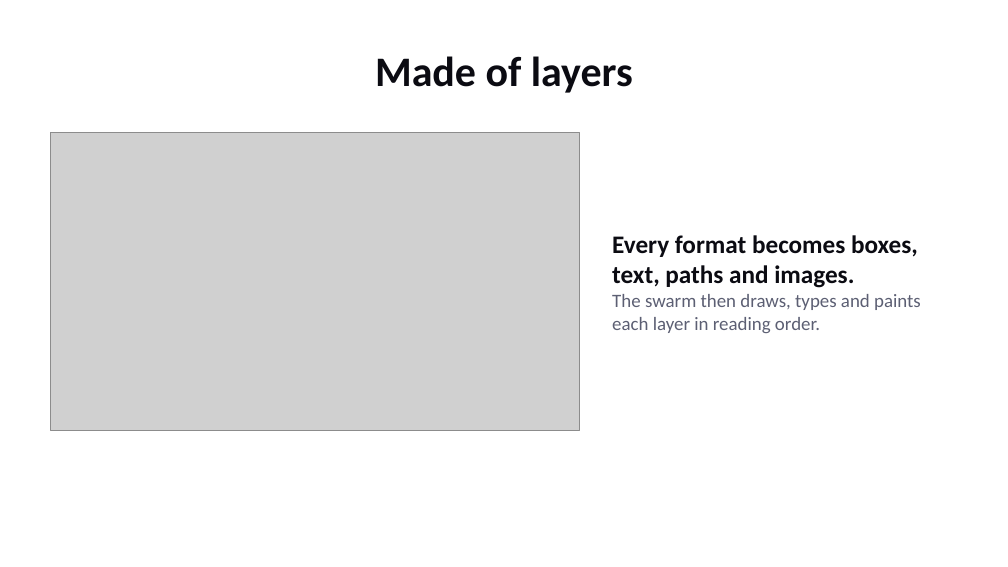
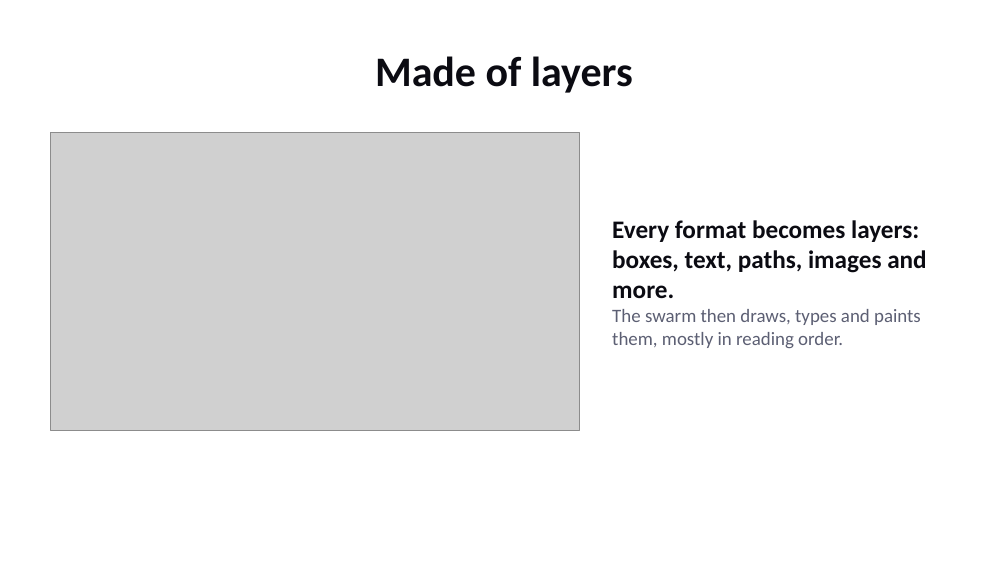
Before and after one commit to Boulea7/swarmloom, a slide deck: slide 3 of examples/slides/pitch.pptx. Drawn at 1008x567 pixels with LibreOffice and Linux fonts; fonts in the diff are those of the drawing; grey boxes stand for pictures. Boxes give left, top, right and bottom in pixels: in the first picture for what was removed or moved away, otherwise in the second. Text is boxed around its words. In the diff, an @@ line names an element or a change of style, - is before the commit and + after.

```diff
--- a/examples/slides/pitch.pptx
+++ b/examples/slides/pitch.pptx
@@ text at [612, 220, 926, 348]: text changed @@
-Every format becomes boxes, text, paths and images.
-The swarm then draws, types and paints each layer in reading order.
+Every format becomes layers: boxes, text, paths, images and more.
+The swarm then draws, types and paints them, mostly in reading order.
```
Also in this commit, not shown: 2 other slides changed, 1 slide added, 1 slide removed, 5 other files.
